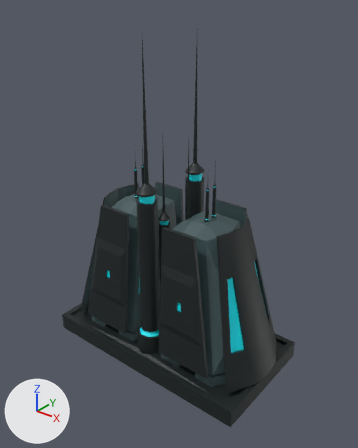
What one commit did to the FBX model Argee n Beats - the beginning II/Assets/Imported/3D/Environmental/TwinHouse.fbx.
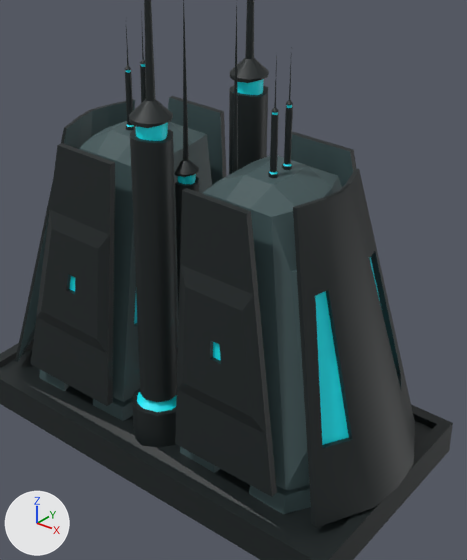
Each version appears first whole from a camera (50 mm lens) standing at (0.2417, -0.1747, 0.1779) and looking at (0.1026, -0.0009, 0.0702), and next in a close-up on the part from 20% to 84% of the width and 30% to 91% of the height. Lighting does not change. The marker at lower left points along +X, +Y and +Z. Where no turn or scale is listed for an object, it has been applied to the vertices.

In view in the first close-up: 'TwinHouse'.
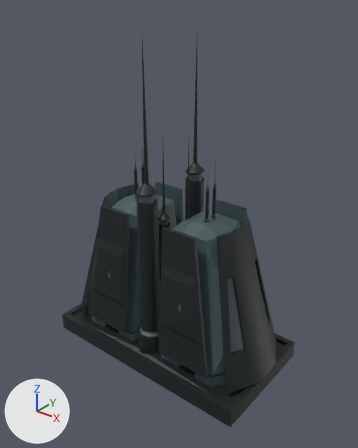
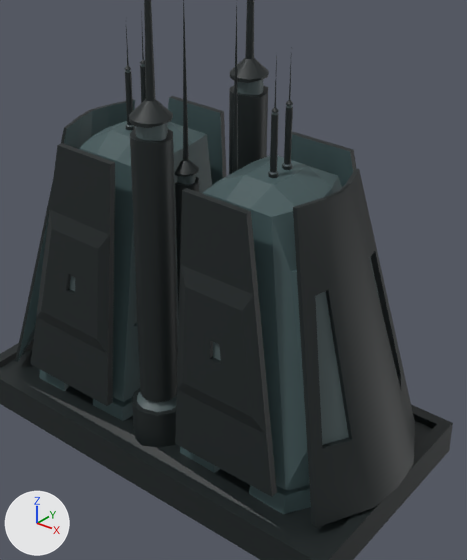
Pixel boxes [x1, y1, x2, y2] of what changed, in the close-ups (467 x 560 px):
part 1 of me_mesh, recoloured
    both: [69, 64, 381, 445]

Diff of the bpy script that builds the scene:
```diff
--- a/Argee n Beats - the beginning II/Assets/Imported/3D/Environmental/TwinHouse.fbx.py
+++ b/Argee n Beats - the beginning II/Assets/Imported/3D/Environmental/TwinHouse.fbx.py
@@ mat_noneglowmat @@
+mat_noneglowmat = principled_material('NoneGlowMat')
+mat_noneglowmat.base_color = (0.072, 0.103, 0.107)  # dark cyan #4c5a5c
+mat_noneglowmat.roughness = 0.553
@@ me_mesh @@
 me_mesh.from_pydata(...)  # 1916 vertices, 3788 faces; spans x -0.06..0.06, y -0.031..0.031, z -0.006..0.166
 # used by ob_twinhouse; location = (0.0982, 0.0, -0.0027)
+# me_mesh part 1: all 408 faces that had it switch from mat_glowmat (cyan #00f2ff) to mat_noneglowmat (dark cyan #4c5a5c)
 me_mesh.materials.append(mat_metalmat01)
```
